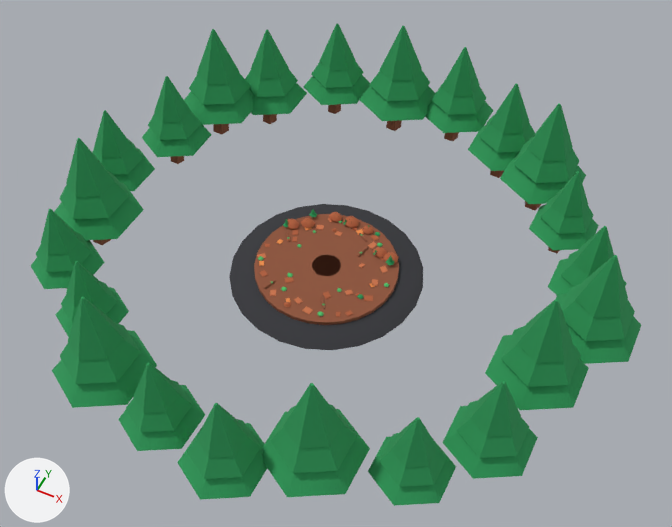
The glTF model game/assets/3d/env/bramble_hog.glb, before and after one commit.
Before and after are seen from a camera (50 mm lens) standing at (23.7, -45.6, 57.7) and looking at (1.9, -2.1, 3.3). Lighting does not change. The marker at lower left points along +X, +Y and +Z. The picture after the commit comes second. Vertices at exactly the same position are counted once.

In view in the first picture: 'BrambleHogGround'.
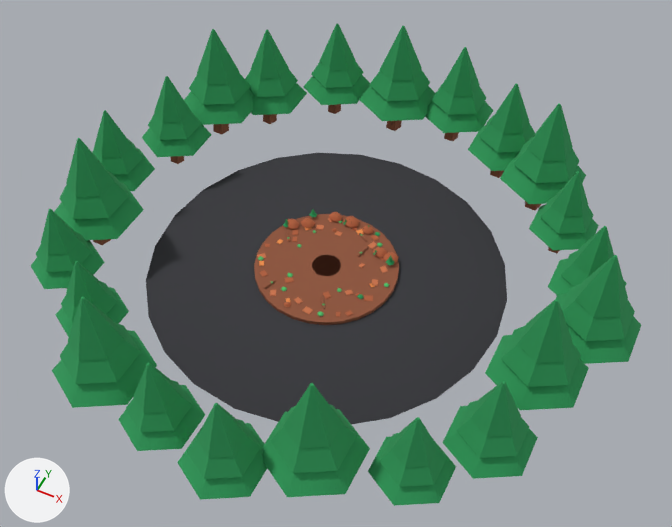
The change, as a diff of the scene's bpy script:
```diff
--- a/game/assets/3d/env/bramble_hog.glb.py
+++ b/game/assets/3d/env/bramble_hog.glb.py
@@ me_cone @@
 me_cone.from_pydata(...)  # 2998 vertices, 5060 faces; spans x -22.7..24.8, y -23.8..23.3, z -0.9..11.1
 # used by ob_bramblehogground; location = (0.0, 0.0, 0.0)
+# me_cone part 1: the loose piece of 48 vertices spanning x -8.1..8.1, y -8.1..8.1, z -0.9..-0.4 is scaled about its middle by (1.85, 1.85, 1)
 me_cone.materials.append(mat_colormap)
```

Changed parts and their boxes (x1, y1, x2, y2) in the pictures (672 x 527 px; the box of a moved part takes in the faces that stretch with it):
part 1 of me_cone, moved or reshaped: before (229, 204, 423, 350); after (146, 153, 507, 425)
